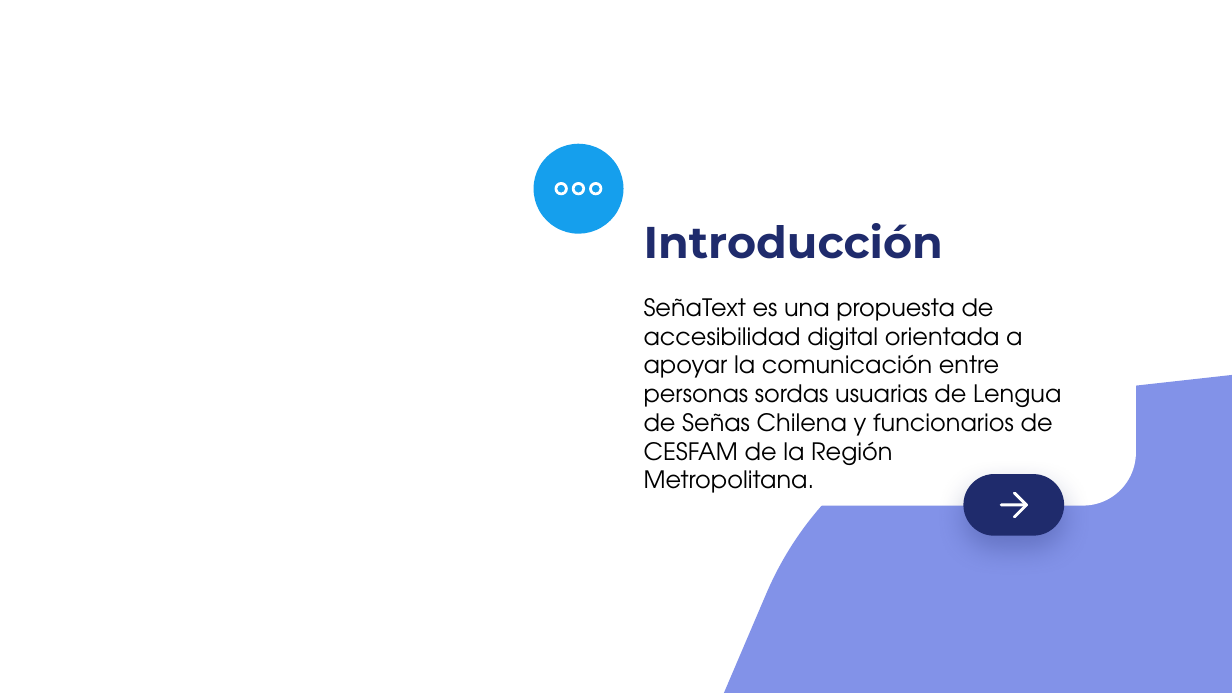
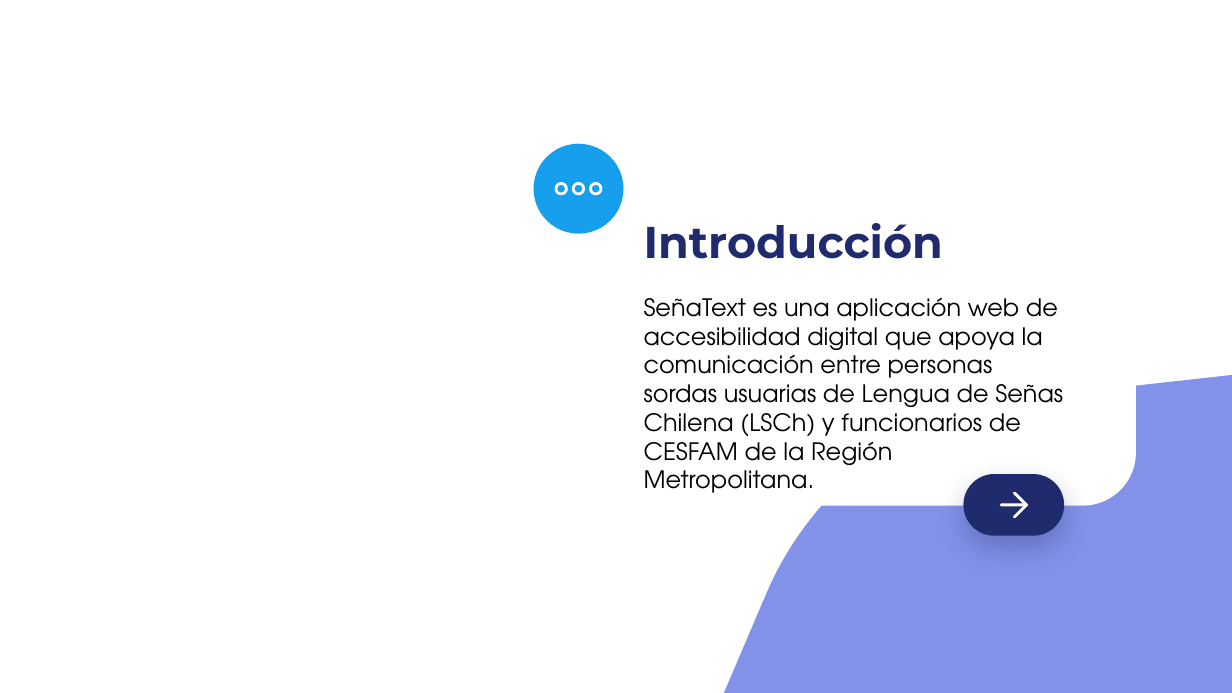
Before and after one commit to mtynnn/senatext, a slide deck: slide 3 of Fase 2/Evidencias Proyecto/Gestion_proyecto/Presentación Proyecto.pptx. Drawn at 1232x693 pixels with LibreOffice and Linux fonts; fonts in the diff are those of the drawing; background and template pictures are left out. Boxes give left, top, right and bottom in pixels: in the first picture for what was removed or moved away, otherwise in the second. Text is boxed around its words. In the diff, an @@ line names an element or a change of style, - is before the commit and + after.

```diff
--- a/Fase 2/Evidencias Proyecto/Gestion_proyecto/Presentación Proyecto.pptx
+++ b/Fase 2/Evidencias Proyecto/Gestion_proyecto/Presentación Proyecto.pptx
@@ subtitle at (644, 298, 1063, 471): text changed @@
-SeñaText es una propuesta de accesibilidad digital orientada a apoyar la comunicación entre personas sordas usuarias de Lengua de Señas Chilena y funcionarios de CESFAM de la Región Metropolitana.
+SeñaText es una aplicación web de accesibilidad digital que apoya la comunicación entre personas sordas usuarias de Lengua de Señas Chilena (LSCh) y funcionarios de CESFAM de la Región Metropolitana.
```
Also in this commit, not shown: 2 other slides changed, 10 slides added, 4 slides removed.
